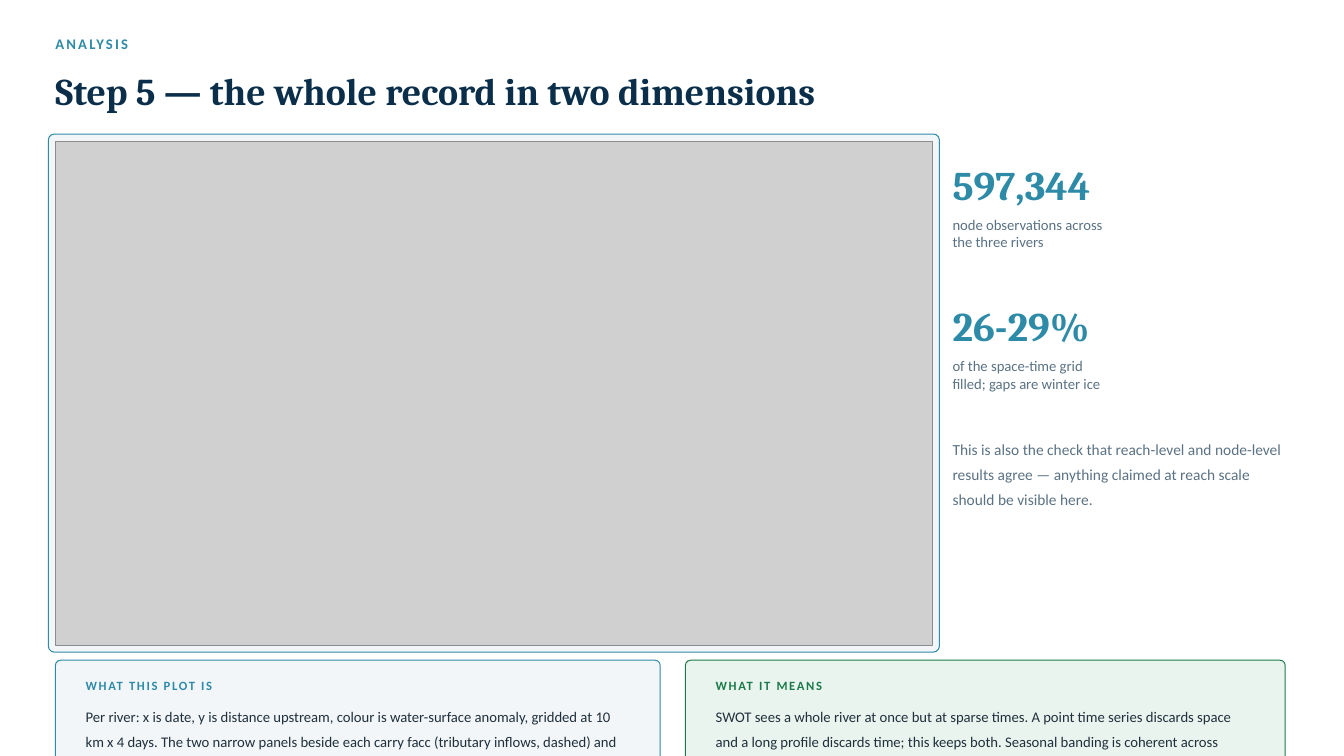
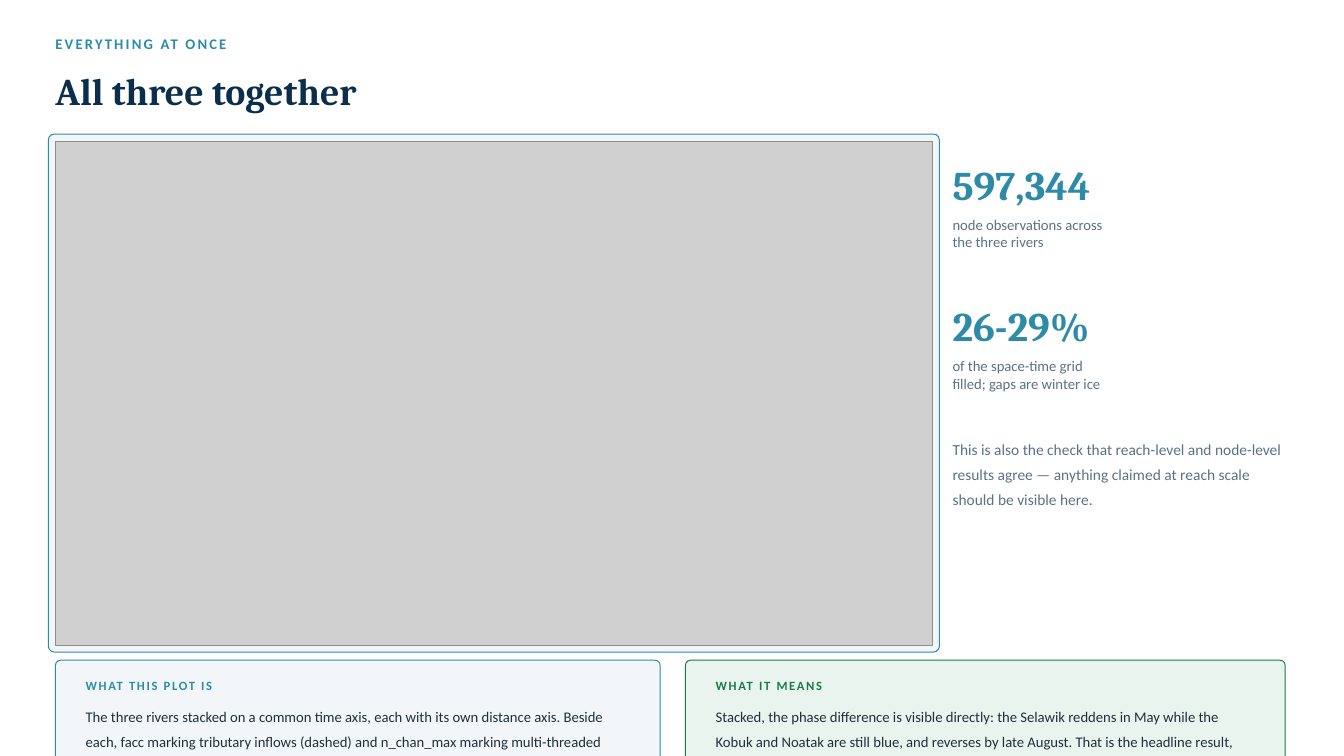
Before and after one commit to tmittal22/swot-kotzebue-sound, a slide deck: slide 17 of deck/Kotzebue_Full_Deck.pptx (slide 14 before the commit). Drawn at 1344x756 pixels with LibreOffice and Linux fonts; fonts in the diff are those of the drawing; grey boxes stand for pictures. Boxes give left, top, right and bottom in pixels: in the first picture for what was removed or moved away, otherwise in the second. Text is boxed around its words. In the diff, an @@ line names an element or a change of style, - is before the commit and + after.

```diff
--- a/deck/Kotzebue_Full_Deck.pptx
+++ b/deck/Kotzebue_Full_Deck.pptx
@@ text at [161, 39, 178, 49]: text changed @@
-ANALYSIS
+EVERYTHING AT ONCE
@@ text at [55, 78, 357, 114]: text changed @@
-Step 5 — the whole record in two dimensions
+All three together
@@ text at [86, 711, 603, 750]: text changed @@
-Per river: x is date, y is distance upstream, colour is water-surface anomaly, gridded at 10 km x 4 days. The two narrow panels beside each carry facc (tributary inflows, dashed) and n_chan_max (multi-threaded reaches, red).
+The three rivers stacked on a common time axis, each with its own distance axis. Beside each, facc marking tributary inflows (dashed) and n_chan_max marking multi-threaded reaches (red).
@@ text at [716, 711, 1232, 750]: text changed @@
-SWOT sees a whole river at once but at sparse times. A point time series discards space and a long profile discards time; this keeps both. Seasonal banding is coherent across hundreds of kilometres simultaneously.
+Stacked, the phase difference is visible directly: the Selawik reddens in May while the Kobuk and Noatak are still blue, and reverses by late August. That is the headline result, read off one figure.
```
Also in this commit, not shown: 3 slides added, 5 other files.
